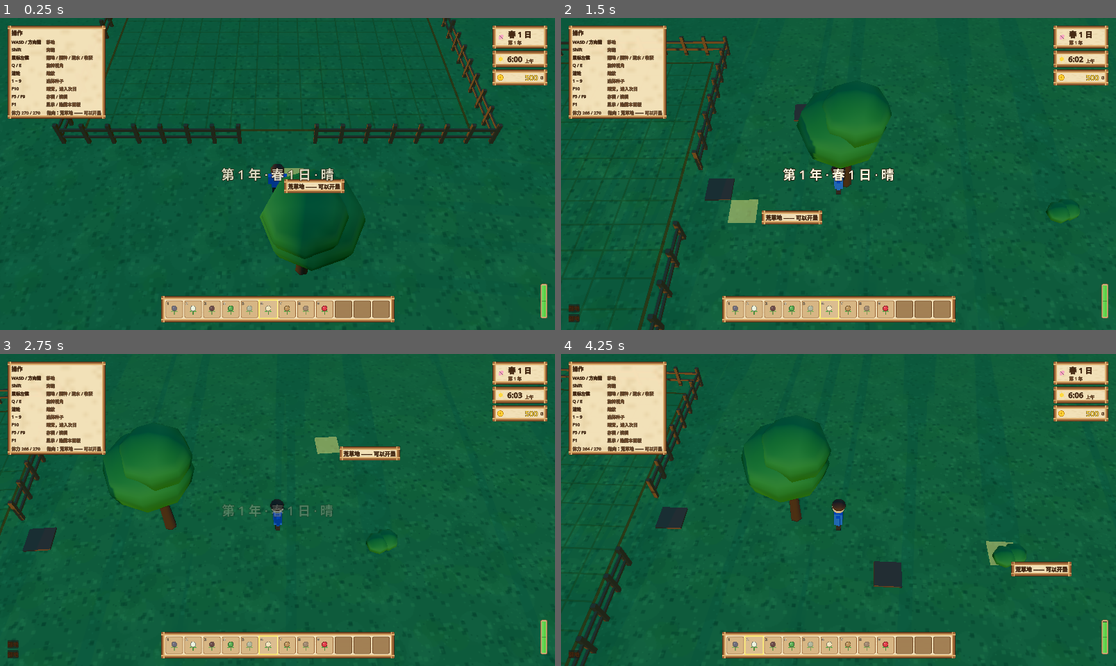
Above: before the commit, frames 1-4 (two rows, left to right).
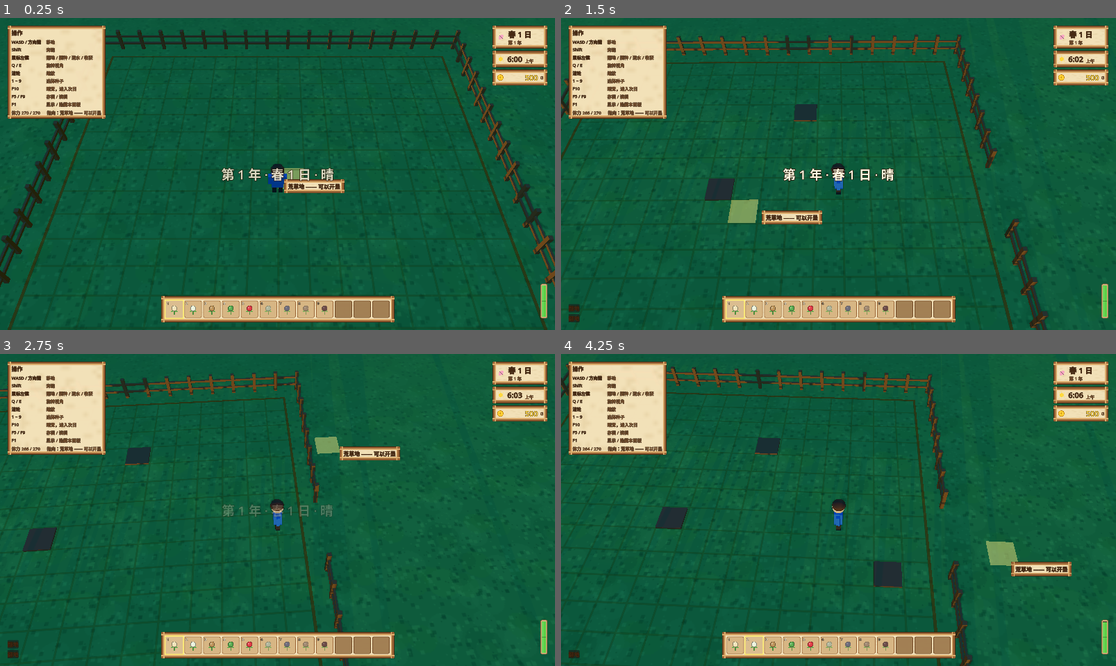
Above: after the commit, the same moments.

Repository: zzp-x/star-game
Game: Godot game, scene res://scenes/world/farm.tscn
Same seed, same stepped clock (60 frames per second), same inputs: the game is played once before the commit and once after it.
Inputs (mouse positions are in pixels of both pictures, inside the frame that each line leads up to):
- Up to frame 1 (0.25 s): no input
- Up to frame 2 (1.5 s): tap Enter at 0.5 s; move the mouse to (960, 158) at 0.52 s; hold D (move_right) 0.53-1.25 s; hold Q (camera_rotate_left) 0.53-1.25 s; click (960, 158) at 0.67 s; drag from (727, 189) to (810, 236) at 1.27 s
- Up to frame 3 (2.75 s): move the mouse to (333, 441) at 2.02 s; hold D (move_right) from 2.03 s (still down); hold Shift (run) from 2.03 s (still down)
- Up to frame 4 (4.25 s): release D (move_right) at 2.75 s; release Shift (run) at 2.75 s; drag from (810, 572) to (672, 463) at 2.77 s; move the mouse to (1005, 556) at 3.52 s; hold A (move_left) from 3.53 s (still down); tap 2 (tool_2) at 3.6 s

The runs differ from the first frame. In frame 1, 8.3% of the frame differs, in the area x 0-100%, y 0-100%; in frame 2, 7.2%; in frame 3, 5.4%; in frame 4, 7.1%.

Commit message:
fix: 修出生点被树挡住、快捷栏顺序错乱（实机截图验收发现的问题）
## 怎么发现的

用 Godot 的 Movie Maker 模式（--write-movie）给游戏拍了实机截图逐项检查，
一眼发现两个「测试全绿但玩家第一眼就会骂」的问题 —— 再次证明
「解析通过 + 测试全绿」证明不了画面是对的，**必须看渲染结果**。

## 问题 1：开局主角被一棵树整个盖住

截图里只能看到玩家露出的半个肩膀。逐层排查后根因有两层：

1. 出生点设在 (0, 0.2, 11) —— 围栏（±8.6 米）**之外**、树圈边上。
2. CLEAR_RADIUS = 14 只是"原点周围 14 米不放树"，但相机固定在玩家 +Z 后上方，
   玩家站在 z=11 时相机在 z≈20，一棵长在 z≈14 的树正好卡进视线。

修法：
- 出生点改到农田正中央 (0, 0.2, 0) —— 开局整片田尽收眼底，也更符合
  "这是你的农场"的第一印象。
- CLEAR_RADIUS 14 → 20，注释里写清了几何推导（贴围栏走时离树冠至少 5 米，
  52° 俯角的视线在 5 米内已抬升到 6 米高，最高 5.4 米的树够不着）。
- 新增回归测试 test_player_spawns_inside_the_fence_and_clear_of_trees，
  同时锁死「出生点在围栏内」与「离树圈至少 3 米」两个条件。

## 问题 2：快捷栏顺序按 id 字母排序，教学作物不在 1 号格

all_ids() 里有一行 out.sort()，于是 parsnip 排到第 6 位：
开局默认选中的芜菁高亮在 6 号格，玩家按 1 选中的却是夏作物的蓝莓 ——
在春天怎么种都种不下去，看起来就像"游戏坏了"。

修法：all_ids() 改为按声明顺序返回（Godot 的 Dictionary 保证插入序），
声明顺序本来就是「春 → 夏 → 秋、由便宜到贵」，芜菁自然回到 1 号格。
新增回归测试 test_parsnip_occupies_slot_one。

## 顺带

- 检查了 HUD 四角边距：右上面板距右 14px、体力条距右约 14px，
  与星露谷的紧凑风格一致，不算贴边，未改。

测试：6 个脚本 · 74 个测试 · 265 条断言 · 全部通过。

Diff:
--- a/scenes/world/farm.tscn
+++ b/scenes/world/farm.tscn
@@ -87,7 +87,7 @@
 mesh = SubResource("BoxMesh_highlight")
 
 [node name="Player" parent="." instance=ExtResource("5_player")]
-transform = Transform3D(1, 0, 0, 0, 1, 0, 0, 0, 1, 0, 0.2, 11)
+transform = Transform3D(1, 0, 0, 0, 1, 0, 0, 0, 1, 0, 0.2, 0)
 
 [node name="CameraRig" type="Camera3D" parent="."]
 transform = Transform3D(1, 0, 0, 0, 1, 0, 0, 0, 1, 0, 15, 22)
--- a/scripts/data/crop_database.gd
+++ b/scripts/data/crop_database.gd
@@ -74,12 +74,18 @@
 	return _cache.has(id)
 
 
+## 全部作物 id，顺序 = `_ensure_built()` 里的声明顺序。
+##
+## 【为什么不排序】快捷栏的格位顺序、数字键 1~9 各对应哪种作物，都由这个顺序决定。
+##   声明顺序是"春 → 夏 → 秋、由便宜到贵"，所以教学作物芜菁正好是 1 号格；
+##   按字母排序的话芜菁会掉到第 6 格，按 1 选出来的却是夏作物的蓝莓 ——
+##   玩家开局就会按 1，然后怎么种都种不下去，还以为游戏坏了。
+##   （Godot 的 Dictionary 保证按插入顺序遍历，这个前提是可靠的。）
 static func all_ids() -> Array[String]:
 	_ensure_built()
 	var out: Array[String] = []
 	for key: String in _cache:
 		out.append(key)
-	out.sort()
 	return out
 
 
--- a/scripts/world/scenery.gd
+++ b/scripts/world/scenery.gd
@@ -14,8 +14,14 @@
 ##   也方便"这棵树挡住视野"这类问题被复现而不是随机出现。
 
 const FIELD_HALF: float = 8.0
-## 这个半径之内不放高物件（见文件头说明）
-const CLEAR_RADIUS: float = 14.0
+## 这个半径之内不放高物件（见文件头说明）。
+##
+## 【为什么是 20 而不是更小】玩家贴着围栏走时，离围栏角最远 12.2 米（对角线），
+##   树冠自身还有约 1.6 米半径；再算上低倍缩放时相机几乎贴到玩家头顶，
+##   20 米能保证「玩家与任何树冠之间至少空出 5 米以上」——
+##   而斜俯视 52° 的视线在 5 米水平距离内已经抬升到 6 米高，树（最高约 5.4 米）够不着。
+##   曾经是 14.0，实机截图里一棵树正好挡在出生点前把主角整个盖住，教训就是这一条。
+const CLEAR_RADIUS: float = 20.0
 const OUTER_RADIUS: float = 46.0
 ## 围栏离农田边界多远（米）
 const FENCE_OFFSET: float = 0.6
--- a/test/integration/test_input_map.gd
+++ b/test/integration/test_input_map.gd
@@ -77,6 +77,15 @@
 	)
 
 
+## ★ 回归测试 ★ 教学作物芜菁必须占 1 号格。
+## 曾经的坑：`all_ids()` 按 id 字母排序，"parsnip" 排到第 6 ——
+## 开局默认选中的芜菁高亮在 6 号格，按 1 选中的却是夏作物的蓝莓，
+## 玩家在春天按 1 怎么种都种不下去，看起来就像"游戏坏了"。
+func test_parsnip_occupies_slot_one() -> void:
+	var ids: Array[String] = CropDatabase.all_ids()
+	assert_eq(ids[0], "parsnip", "芜菁（教学作物）必须占 1 号格，快捷栏顺序 = 声明顺序（春→夏→秋）")
+
+
 # ── 代码读映射表的结果 ────────────────────────────────────
 
 ## ★ 核心用例 ★
--- a/test/integration/test_player_movement.gd
+++ b/test/integration/test_player_movement.gd
@@ -67,6 +67,30 @@
 	var shape_node: Node = body.get_node_or_null("CollisionShape3D")
 	assert_not_null(shape_node, "StaticBody3D 下面必须挂 CollisionShape3D")
 	assert_not_null((shape_node as CollisionShape3D).shape, "CollisionShape3D 必须有 shape 资源")
+
+
+## ★ 回归测试 ★ 出生点必须在围栏之内、并且离树圈足够远。
+##
+## 曾经的 bug：出生点设在 (0, 0.2, 11) —— 围栏（±8.6 米）之外的树圈边上。
+## 相机固定在玩家的 +Z 后上方，一棵长在 z≈14 的树正好卡在「相机 → 玩家」
+## 这条视线上，开局主角就被树冠整个盖住，只能看到一半身体。
+## 这条测试锁死两件事：别把出生点放回围栏外；树圈别再向内收缩。
+func test_player_spawns_inside_the_fence_and_clear_of_trees() -> void:
+	var fence_half: float = Scenery.FIELD_HALF + Scenery.FENCE_OFFSET
+	var p: Vector3 = _player.global_position
+
+	assert_lt(
+		absf(p.x), fence_half - 0.5,
+		"出生点 x 应在围栏之内（围栏在 ±%.1f）" % fence_half,
+	)
+	assert_lt(
+		absf(p.z), fence_half - 0.5,
+		"出生点 z 应在围栏之内（围栏在 ±%.1f）——围栏外的空地是树圈，站那儿开局就被树挡住",
+	)
+	assert_lt(
+		Vector2(p.x, p.z).length(), Scenery.CLEAR_RADIUS - 3.0,
+		"出生点还必须离树圈至少 3 米，否则树冠会挡在相机与玩家之间",
+	)
 
 
 # ── 落地 ─────────────────────────────────────────────────
